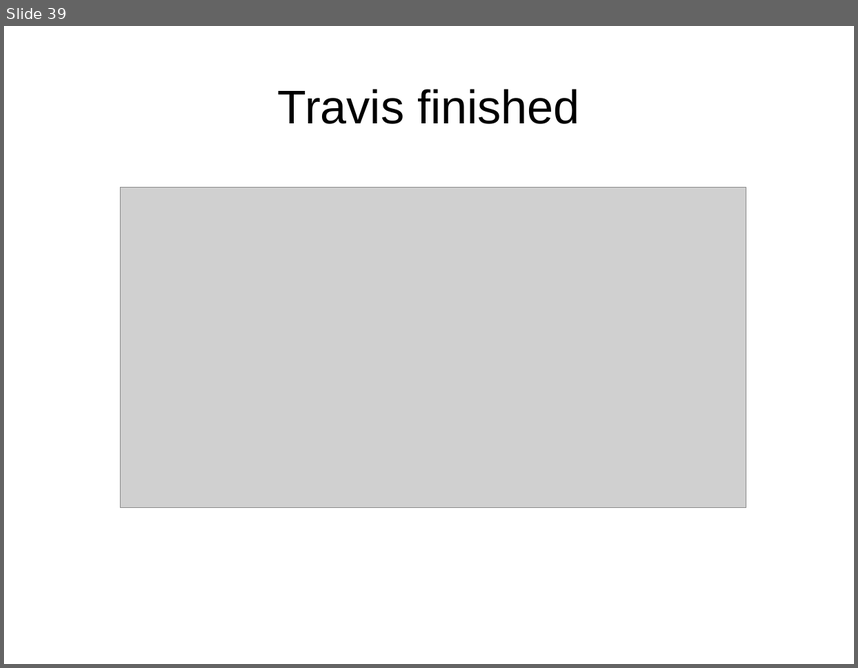
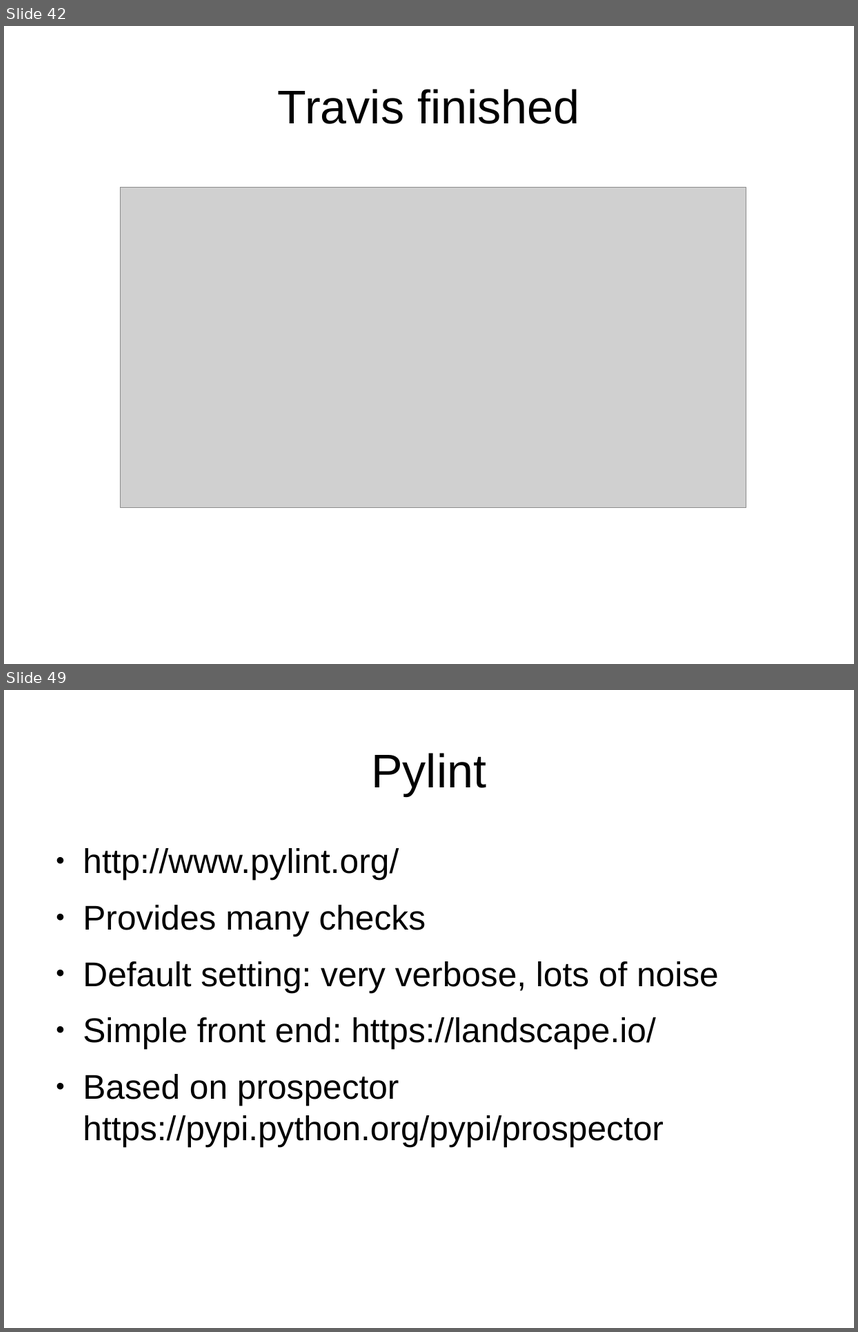
Before and after one commit to roskakori/talks, a slide deck: pygraz/opensourceprojects/Open source projects with Python.odp. Shown one above the other, each under a label of ours: slide 39 before the commit, slides 42 and 49 after it; the slides between them are not shown. The pictures are 858x668 and 858x1332 pixels, drawn with LibreOffice and Linux fonts; fonts in the diff are those of the drawing; grey boxes stand for pictures. Boxes give left, top, right and bottom in pixels: in the first picture for what was removed or moved away, otherwise in the second. Text is boxed around its words. In the diff, an @@ line names an element or a change of style, - is before the commit and + after.

Commit message:
Added slides about static checks and documentation.

```diff
--- a/pygraz/opensourceprojects/Open source projects with Python.odp
+++ b/pygraz/opensourceprojects/Open source projects with Python.odp
@@ slide 49 added at <box>4,690,854,1328</box>, background #FFFFFF @@
@@ title added at <box>371,753,486,796</box>, 44 pt, text #000000 @@
+Pylint
@@ text added at <box>83,848,719,1146</box>, 32 pt, text #000000 @@
+● http://www.pylint.org/
+● Provides many checks
+● Default setting: very verbose, lots of noise
+● Simple front end: https://landscape.io/
+● Based on prospector https://pypi.python.org/pypi/prospector
@@ what was slide 39 is now slide 42 @@
```
Also in this commit, not shown: 1 slide changed, 16 other slides added.
